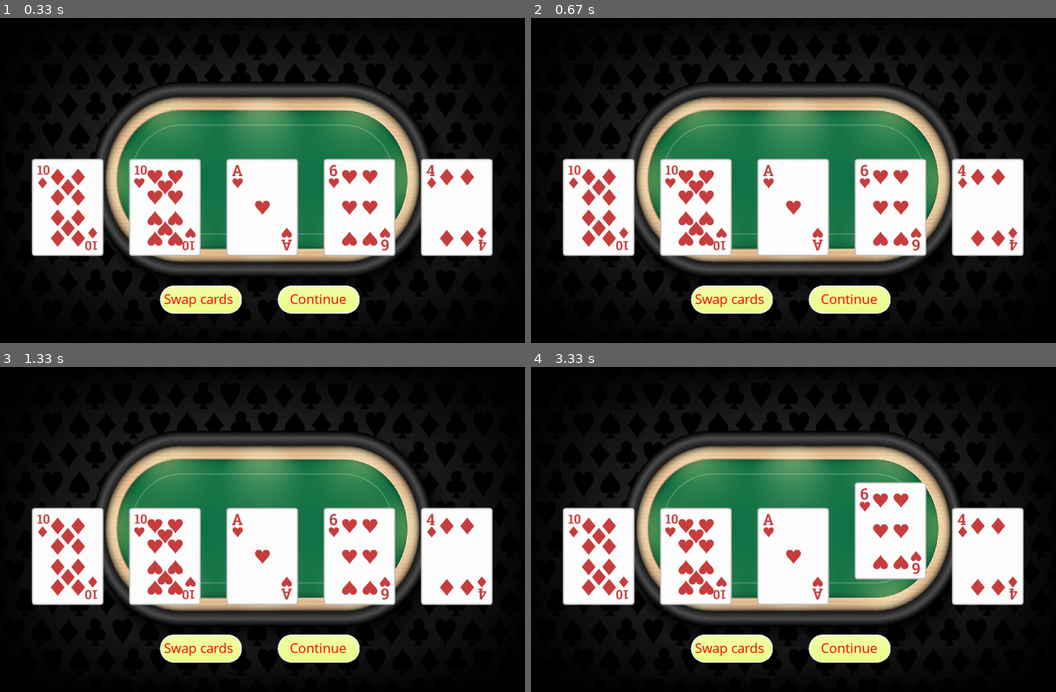
Above: before the commit, frames 1-4 (two rows, left to right).
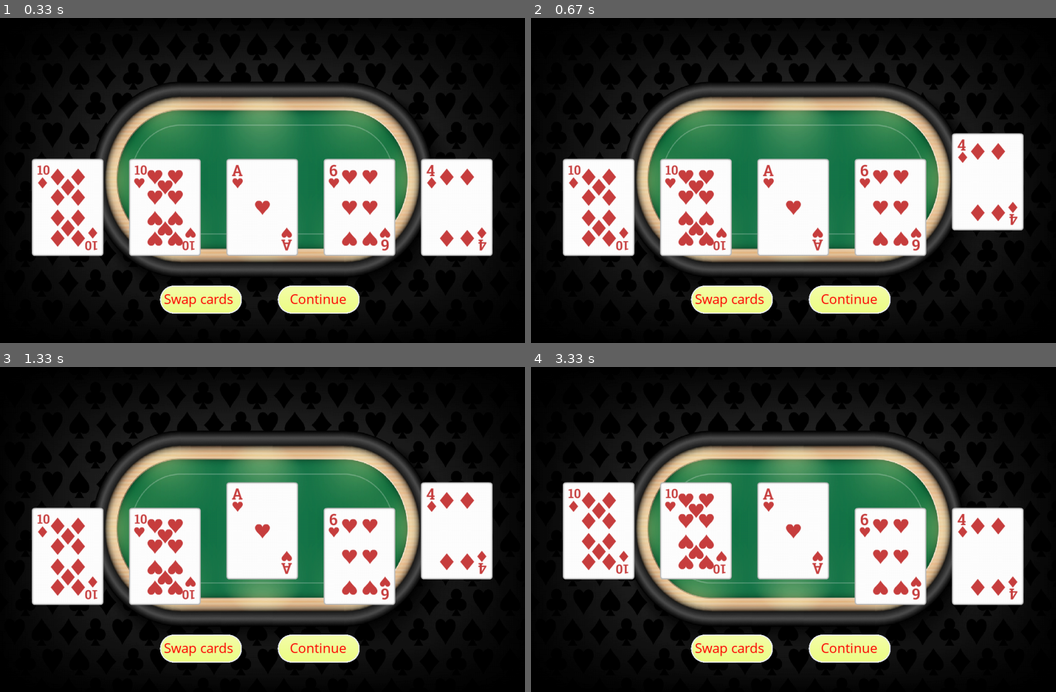
Above: after the commit, the same moments.

Repository: jungleistx/poker_game
Game: pygame game, started from main.py
Same seed, same stepped clock (60 frames per second), same inputs: the game is played once before the commit and once after it.
Inputs (mouse positions are in pixels of both pictures, inside the frame that each line leads up to):
- Up to frame 1 (0.33 s): no input
- Up to frame 2 (0.67 s): tap 5 at 0.33 s
- Up to frame 3 (1.33 s): tap 5 at 0.67, 1.07 s; hold 3 from 1 s (still down)
- Up to frame 4 (3.33 s): tap 5 at 1.37, 2.23, 2.53 s; release 3 at 1.47 s; click (856, 558) at 1.55 s; tap 1 at 1.83 s; hold 4 2.17-2.63 s; tap 2 at 3.17 s

Frame 1 is identical in both runs. In frame 2, 2.7% of the frame differs, in the area x 80-94%, y 35-74%; in frame 3, 5.4%; in frame 4, 12%, in the area x 5-76%, y 35-74%.

Commit message:
mod Hand, add move_card_with_key(). add call to Player and Window when 1-5 keys pressed

Diff:
--- a/classes/hand.py
+++ b/classes/hand.py
@@ -67,6 +67,18 @@
 			card.image.y = Card.card_height
 			card.swapping = False
 			card.image.set_current_rect()
+
+
+	def move_card_with_key(self, key:int):
+		pos = key - 1
+
+		if 0 <= pos <= 4:
+			if self.cards[pos].swapping:
+				self.cards[pos].image.y += 50
+				self.cards[pos].swapping = False
+			else:
+				self.cards[pos].image.y -= 50
+				self.cards[pos].swapping = True
 
 
 	def get_new_cards(self, amount:int):
--- a/classes/player.py
+++ b/classes/player.py
@@ -6,20 +6,30 @@
 	def __init__(self, deck:Deck):
 		self.hand = Hand(deck)
 
+
 	def check_hand(self):
 		return self.hand.check_hand()
+
 
 	def reset_hand(self):
 		self.hand.reset_hand()
 
+
 	def swap_cards(self):
 		return self.hand.select_swaps()
+
 
 	def reset_card_positions(self):
 		self.hand.reset_card_positions()
 
+
 	def sort_hand(self):
 		self.hand.sort_by_winning_hand()
 
+
+	def move_card_with_key(self, key:int):
+		self.hand.move_card_with_key(key)
+
+
 	def __str__(self):
 		return f"{self.hand}"
--- a/classes/window.py
+++ b/classes/window.py
@@ -90,6 +90,17 @@
 				self.game.player.reset_card_positions()
 		elif event.key == pygame_instance.K_c:
 			self.continue_button()
+		elif event.key == pygame_instance.K_1:
+			self.game.player.move_card_with_key(1)
+		elif event.key == pygame_instance.K_2:
+			self.game.player.move_card_with_key(2)
+		elif event.key == pygame_instance.K_3:
+			self.game.player.move_card_with_key(3)
+		elif event.key == pygame_instance.K_4:
+			self.game.player.move_card_with_key(4)
+		elif event.key == pygame_instance.K_5:
+			self.game.player.move_card_with_key(5)
+
 
 	def check_events(self):
 		for event in pygame_instance.event.get():
